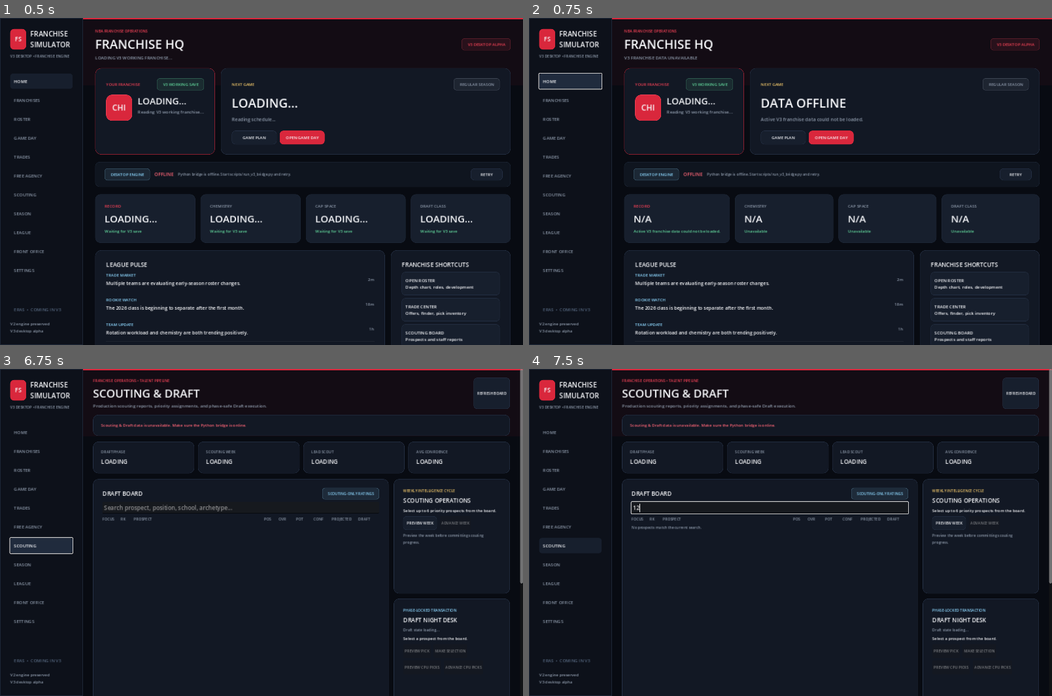
Above: before the commit, frames 1-4 (two rows, left to right).
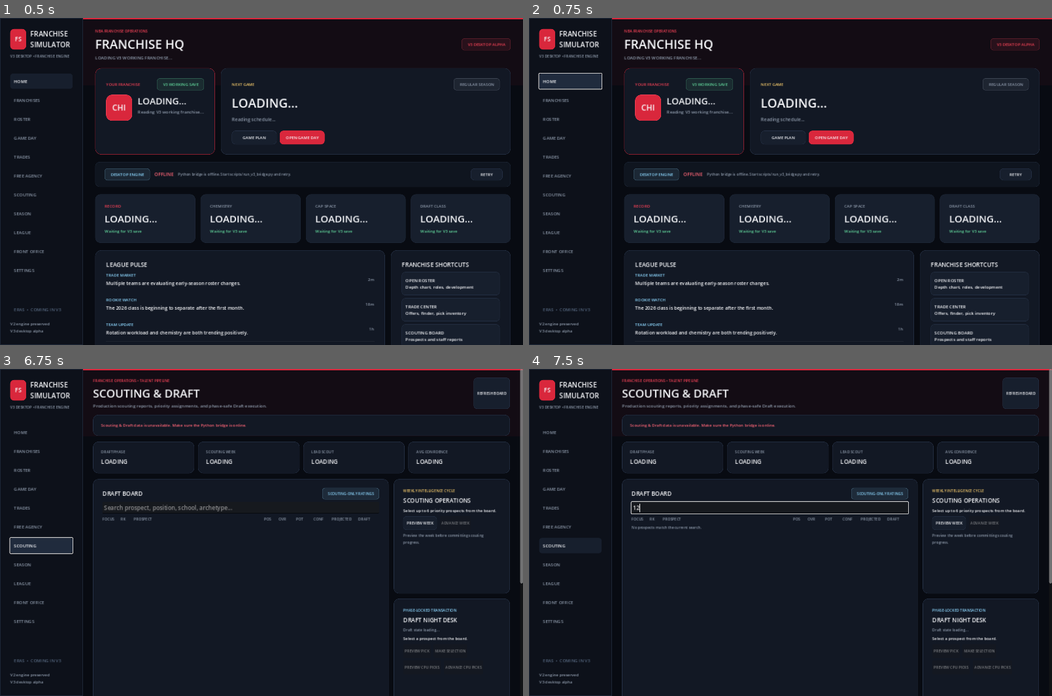
Above: after the commit, the same moments.

Repository: mklim6/NBA_Roster_Optimization_Engine
Game: Godot game, scene res://scenes/main.tscn
Same seed, same stepped clock (60 frames per second), same inputs: the game is played once before the commit and once after it.
Inputs (mouse positions are in pixels of both pictures, inside the frame that each line leads up to):
- Up to frame 1 (0.5 s): no input
- Up to frame 2 (0.75 s): click "HOME" at 0.5 s
- Up to frame 3 (6.75 s): click "FRANCHISES" at 1.25 s; click (444, 558) at 2.02 s; type "Alex" at 2.1 s; click "ROSTER" at 2.75 s; click "GAME DAY" at 3.5 s; click "TRADES" at 4.25 s; click "FREE AGENCY" at 5 s; click (224, 470) at 5.77 s; type "Alex" at 5.85 s; click (449, 493) at 6 s; type "12" at 6.08 s; click "SCOUTING" at 6.5 s
- Up to frame 4 (7.5 s): click (769, 506) at 7.27 s; type "12" at 7.35 s

Frame 1 is identical in both runs. In frame 2, 1.9% of the frame differs, in the area x 18-91%, y 11-69%; in frame 3, less than 0.1%; in frame 4, less than 0.1%.

Commit message:
V3 Batch 18B request coordination and page transitions

Diff:
--- a/godot_client/scripts/front_office_center_v3.gd
+++ b/godot_client/scripts/front_office_center_v3.gd
@@ -33,6 +33,9 @@
 func _ready() -> void:
 	_build_page()
 	_build_http()
+
+
+func refresh() -> void:
 	_refresh()
 
 
--- a/godot_client/scripts/game_day_center_v3.gd
+++ b/godot_client/scripts/game_day_center_v3.gd
@@ -69,7 +69,6 @@
 func _ready() -> void:
 	_build_page()
 	_build_http()
-	refresh()
 
 
 func refresh() -> void:
--- a/godot_client/scripts/league_intelligence_center_v3.gd
+++ b/godot_client/scripts/league_intelligence_center_v3.gd
@@ -32,7 +32,6 @@
 func _ready() -> void:
 	_build_interface()
 	_build_http()
-	call_deferred("refresh")
 
 
 func _build_http() -> void:
--- a/godot_client/scripts/main.gd
+++ b/godot_client/scripts/main.gd
@@ -9,6 +9,7 @@
 const GameDayCenterV3 = preload("res://scripts/game_day_center_v3.gd")
 const SaveManagerV3 = preload("res://scripts/save_manager_v3.gd")
 const SettingsTutorialV3 = preload("res://scripts/settings_tutorial_v3.gd")
+const RequestCoordinatorV3 = preload("res://scripts/request_coordinator_v3.gd")
 
 const BRIDGE_URL := "http://127.0.0.1:8765/health"
 const SUMMARY_URL := "http://127.0.0.1:8765/v3/franchise-summary"
@@ -71,6 +72,8 @@
 }
 var startup_tutorial_checked := false
 var current_page := "HOME"
+var page_navigation_initialized := false
+var request_coordinator = null
 var nav_buttons := {}
 var roster_payload := {}
 var feature_status_labels := {}
@@ -135,6 +138,7 @@
 
 
 func _ready() -> void:
+	request_coordinator = RequestCoordinatorV3.new()
 	_build_background()
 	_build_interface()
 	_build_http_client()
@@ -2425,7 +2429,12 @@
 	)
 
 
-func _show_page(page_name: String) -> void:
+func _show_page(page_name: String, force_refresh: bool = false) -> void:
+	# Batch 18B: repeated clicks on the already-visible page no longer trigger
+	# duplicate bridge work. Explicit state changes can request a forced refresh.
+	if page_navigation_initialized and page_name == current_page and not force_refresh:
+		return
+	page_navigation_initialized = true
 	current_page = page_name
 
 	if home_page != null:
@@ -2458,20 +2467,24 @@
 		_apply_nav_button_style(button, str(key) == page_name)
 
 	if page_name == "ROSTER":
-		_request_roster()
+		_request_roster(force_refresh)
 	elif page_name == "GAME DAY":
 		if game_day_page != null and game_day_page.has_method("refresh"):
 			game_day_page.call("refresh")
 	elif page_name == "HOME":
-		_request_franchise_summary()
+		_request_franchise_summary(force_refresh)
 	elif page_name == "FRANCHISES":
 		if save_manager_page != null and save_manager_page.has_method("refresh"):
 			save_manager_page.call("refresh")
 	elif page_name == "SETTINGS":
 		if settings_page != null and settings_page.has_method("refresh"):
 			settings_page.call("refresh")
-	elif page_name in ["LEAGUE", "FRONT OFFICE"]:
-		_request_franchise_intelligence()
+	elif page_name == "LEAGUE":
+		if league_page != null and league_page.has_method("refresh"):
+			league_page.call("refresh")
+	elif page_name == "FRONT OFFICE":
+		if front_office_page != null and front_office_page.has_method("refresh"):
+			front_office_page.call("refresh")
 	elif page_name == "SCOUTING":
 		if scouting_page != null and scouting_page.has_method("refresh"):
 			scouting_page.call("refresh")
@@ -2487,12 +2500,14 @@
 
 
 func _on_active_save_changed() -> void:
-	# Every data page reloads from the bridge on navigation. Desktop preference
-	# controls whether a completed save switch returns directly to Franchise HQ.
+	# A save switch changes the authoritative V3 working universe. Clear client
+	# request reuse state before loading the destination franchise.
+	if request_coordinator != null:
+		request_coordinator.invalidate_all()
 	if bool(desktop_preferences.get("return_home_after_save_switch", true)):
-		_show_page("HOME")
+		_show_page("HOME", true)
 	else:
-		_show_page("FRANCHISES")
+		_show_page("FRANCHISES", true)
 
 
 func _on_desktop_preferences_changed(next_preferences: Dictionary) -> void:
@@ -2820,23 +2835,29 @@
 	)
 
 	_request_franchise_summary()
-	_request_roster()
+	# Batch 18B: Roster is lazy-loaded on first navigation. The launcher already
+	# prewarms its server response cache, so hidden UI work is unnecessary.
 	if settings_page != null and settings_page.has_method("refresh"):
 		settings_page.call("refresh")
 
 
-func _request_roster() -> void:
+func _request_roster(force_refresh: bool = false) -> void:
 	if roster_request == null:
 		return
 
 	if roster_request.get_http_client_status() != HTTPClient.STATUS_DISCONNECTED:
-		roster_request.cancel_request()
+		return
+
+	if request_coordinator != null and not request_coordinator.begin_request("roster", force_refresh):
+		return
 
 	if roster_status != null:
 		roster_status.text = "Refreshing V3 working roster..."
 
 	var error := roster_request.request(ROSTER_URL)
 	if error != OK:
+		if request_coordinator != null:
+			request_coordinator.finish_request("roster", false)
 		_set_roster_error("Could not request the active roster.")
 
 
@@ -2846,6 +2867,8 @@
 	_headers: PackedStringArray,
 	body: PackedByteArray
 ) -> void:
+	if request_coordinator != null:
+		request_coordinator.finish_request("roster", result == HTTPRequest.RESULT_SUCCESS and response_code == 200)
 	if result != HTTPRequest.RESULT_SUCCESS or response_code != 200:
 		_set_roster_error("V3 working roster could not be loaded.")
 		return
@@ -3371,7 +3394,9 @@
 			rotation_feedback.text = "ROTATION SAVED • Reload verified • V2 release checkpoint unchanged."
 			rotation_feedback.add_theme_color_override("font_color", GOOD)
 			_close_rotation_editor()
-			_request_roster()
+			if request_coordinator != null:
+				request_coordinator.invalidate_all()
+			_request_roster(true)
 		else:
 			rotation_feedback.text = "Rotation write did not pass persistence and safety verification."
 			rotation_feedback.add_theme_color_override("font_color", BAD)
@@ -3415,15 +3440,20 @@
 		roster_chemistry_value.text = "N/A"
 
 
-func _request_franchise_summary() -> void:
+func _request_franchise_summary(force_refresh: bool = false) -> void:
 	if summary_request == null:
 		return
 
 	if summary_request.get_http_client_status() != HTTPClient.STATUS_DISCONNECTED:
-		summary_request.cancel_request()
+		return
+
+	if request_coordinator != null and not request_coordinator.begin_request("franchise_summary", force_refresh):
+		return
 
 	var error := summary_request.request(SUMMARY_URL)
 	if error != OK:
+		if request_coordinator != null:
+			request_coordinator.finish_request("franchise_summary", false)
 		_set_live_data_error("Could not request active franchise summary.")
 
 
@@ -3433,6 +3463,8 @@
 	_headers: PackedStringArray,
 	body: PackedByteArray
 ) -> void:
+	if request_coordinator != null:
+		request_coordinator.finish_request("franchise_summary", result == HTTPRequest.RESULT_SUCCESS and response_code == 200)
 	if result != HTTPRequest.RESULT_SUCCESS or response_code != 200:
 		_set_live_data_error("Active V3 franchise data could not be loaded.")
 		return
--- /dev/null
+++ b/godot_client/scripts/request_coordinator_v3.gd
@@ -0,0 +1,87 @@
+extends RefCounted
+
+const REQUEST_COORDINATOR_VERSION := "v3-request-coordinator-batch-18b-v1.0.0-2026-10-03"
+const DEFAULT_REUSE_WINDOW_MS := 1250
+
+var reuse_window_ms: int = DEFAULT_REUSE_WINDOW_MS
+var _in_flight: Dictionary = {}
+var _last_success_msec: Dictionary = {}
+var _started_msec: Dictionary = {}
+var _suppressed_in_flight := 0
+var _suppressed_recent := 0
+var _requests_started := 0
+var _requests_completed := 0
+var _requests_failed := 0
+
+
+func _normalize_key(key: String) -> String:
+	return key.strip_edges().to_lower()
+
+
+func begin_request(key: String, force: bool = false) -> bool:
+	var normalized := _normalize_key(key)
+	if normalized == "":
+		return true
+
+	var now := Time.get_ticks_msec()
+	if not force:
+		if bool(_in_flight.get(normalized, false)):
+			_suppressed_in_flight += 1
+			return false
+
+		var last_success := int(_last_success_msec.get(normalized, -1000000000))
+		if now - last_success < reuse_window_ms:
+			_suppressed_recent += 1
+			return false
+
+	_in_flight[normalized] = true
+	_started_msec[normalized] = now
+	_requests_started += 1
+	return true
+
+
+func finish_request(key: String, success: bool) -> void:
+	var normalized := _normalize_key(key)
+	if normalized == "":
+		return
+
+	_in_flight.erase(normalized)
+	_started_msec.erase(normalized)
+	_requests_completed += 1
+	if success:
+		_last_success_msec[normalized] = Time.get_ticks_msec()
+	else:
+		_requests_failed += 1
+		_last_success_msec.erase(normalized)
+
+
+func invalidate(key: String) -> void:
+	var normalized := _normalize_key(key)
+	if normalized == "":
+		return
+	_in_flight.erase(normalized)
+	_started_msec.erase(normalized)
+	_last_success_msec.erase(normalized)
+
+
+func invalidate_all() -> void:
+	_in_flight.clear()
+	_started_msec.clear()
+	_last_success_msec.clear()
+
+
+func is_in_flight(key: String) -> bool:
+	return bool(_in_flight.get(_normalize_key(key), false))
+
+
+func snapshot() -> Dictionary:
+	return {
+		"version": REQUEST_COORDINATOR_VERSION,
+		"reuse_window_ms": reuse_window_ms,
+		"in_flight": _in_flight.keys(),
+		"requests_started": _requests_started,
+		"requests_completed": _requests_completed,
+		"requests_failed": _requests_failed,
+		"suppressed_in_flight": _suppressed_in_flight,
+		"suppressed_recent": _suppressed_recent,
+	}
--- a/godot_client/scripts/season_lifecycle_center_v3.gd
+++ b/godot_client/scripts/season_lifecycle_center_v3.gd
@@ -45,7 +45,6 @@
 func _ready() -> void:
 	_build_ui()
 	_build_requests()
-	refresh()
 
 
 func refresh() -> void:
Not shown, changed: desktop_bridge/runtime_performance_foundation.py
Not shown, changed: desktop_bridge/server.py
Not shown, changed: scripts/benchmark_v3_runtime.py
Not shown, changed: src/validate_v3_batch17a_save_manager.py
Not shown, changed: src/validate_v3_batch17b_new_franchise.py
Not shown, changed: src/validate_v3_batch17c_settings_tutorial.py
Not shown, changed: src/validate_v3_batch18a_runtime_performance.py
Not shown, added: src/validate_v3_batch18b_request_coordination.py
